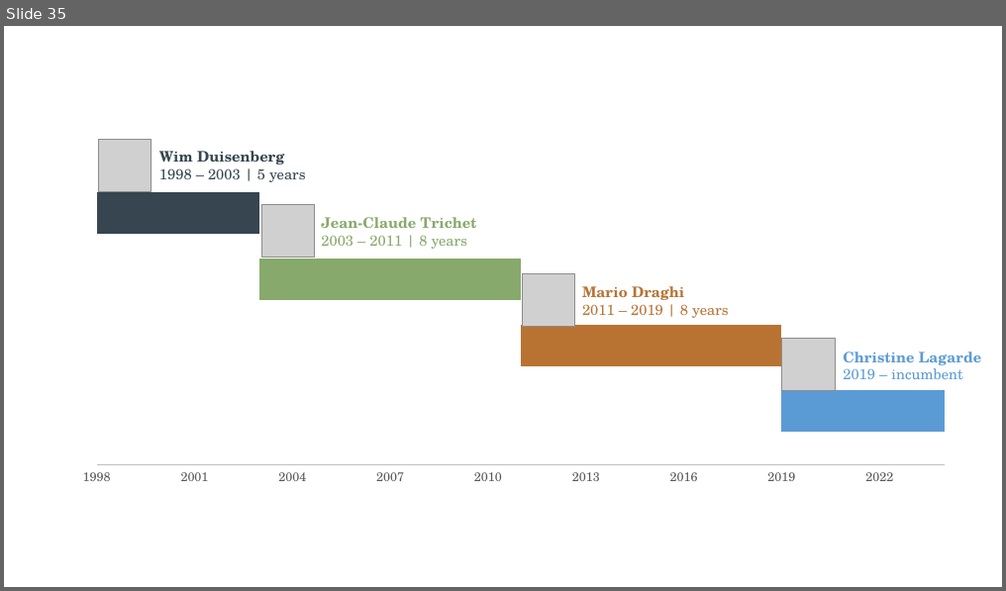
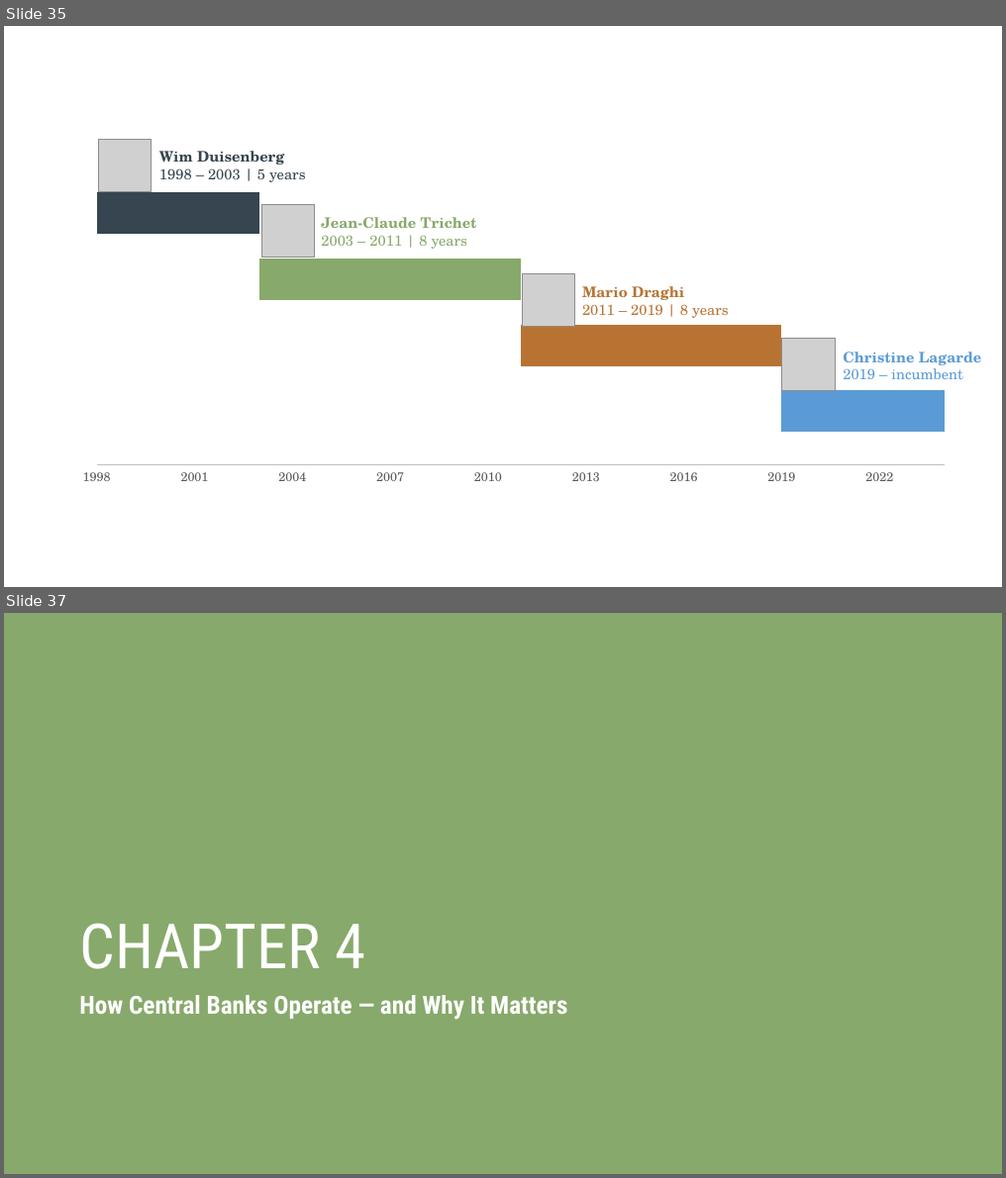
Before and after one commit to ncachanosky/ECON-3320-online, a slide deck: figures/figures.pptx. Shown one above the other, each under a label of ours: slide 35 before the commit, slides 35 and 37 after it; the slides between them are not shown. The pictures are 1006x591 and 1006x1178 pixels, drawn with LibreOffice and Linux fonts; fonts in the diff are those of the drawing; grey boxes stand for pictures. Boxes give left, top, right and bottom in pixels: in the first picture for what was removed or moved away, otherwise in the second. Text is boxed around its words. In the diff, an @@ line names an element or a change of style, - is before the commit and + after.

```diff
--- a/figures/figures.pptx
+++ b/figures/figures.pptx
@@ slide 37 added at [4,613,1002,1174], background #87A96B @@
@@ title added at [79,923,366,969], 60 pt, text #FFFFFF @@
+CHAPTER 4
@@ text added at [79,995,567,1020], 24 pt, text #FFFFFF, bold @@
+How Central Banks Operate — and Why It Matters
```
Also in this commit, not shown: 5 slides changed, 18 other slides added, 32 other files.
